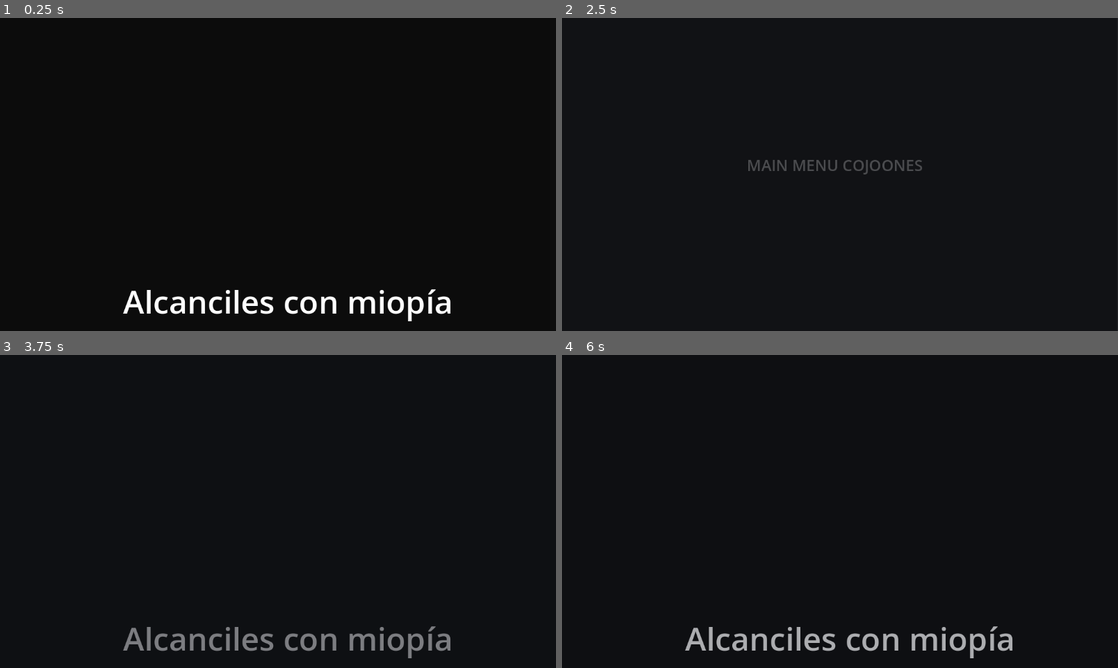
Above: before the commit, frames 1-4 (two rows, left to right).
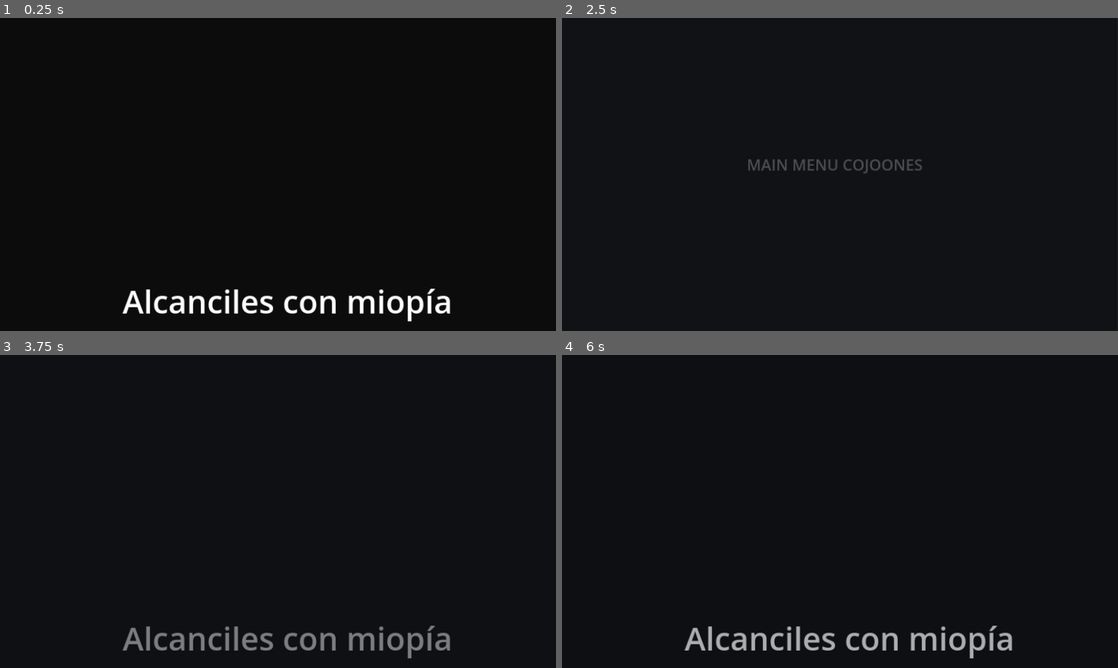
Above: after the commit, the same moments.

Repository: cyntrist/GGJ-25
Game: Godot game, scene res://scenes/StateMachine.tscn
Same seed, same stepped clock (60 frames per second), same inputs: the game is played once before the commit and once after it.
Inputs (mouse positions are in pixels of both pictures, inside the frame that each line leads up to):
- Up to frame 1 (0.25 s): no input
- Up to frame 2 (2.5 s): tap Enter at 0.5 s; move the mouse to (962, 158) at 0.52 s; hold 1 (1) 0.53-1.28 s; tap 2 (2) at 0.8, 1.35 s; move the mouse to (728, 190) at 1.27 s; hold Down (ui_down) 1.28-2.03 s; tap 3 (3) at 1.55 s; tap Space at 2 s; move the mouse to (895, 105) at 2.02 s; hold 3 (3) from 2.03 s (still down); tap 1 (1) at 2.3 s
- Up to frame 3 (3.75 s): move the mouse to (250, 574) at 2.77 s; release 3 (3) at 2.78 s; tap 1 (1) at 2.85 s; tap 2 (2) at 3.05 s; move the mouse to (444, 558) at 3.52 s; hold Down (ui_down) from 3.53 s (still down); hold 2 (2) from 3.53 s (still down)
- Up to frame 4 (6 s): tap 3 (3) at 3.8, 4.35 s; tap Enter at 4.25 s; move the mouse to (673, 464) at 4.27 s; release 2 (2) at 4.28 s; tap 1 (1) at 4.55 s; move the mouse to (867, 511) at 5.02 s; hold 1 (1) 5.03-5.78 s; tap 2 (2) at 5.3, 5.85 s; move the mouse to (756, 433) at 5.77 s; release Down (ui_down) at 5.78 s

The runs differ from the first frame. In frame 1, 1.1% of the frame differs, in the area x 22-81%, y 86-98%; in frame 2, 0.1%; in frame 3, 0.8%; in frame 4, 0.9%.

Commit message:
tenia que haber comiteado esto

Diff:
--- a/ggj25/project.godot
+++ b/ggj25/project.godot
@@ -21,7 +21,7 @@
 
 [display]
 
-window/stretch/mode="viewport"
+window/stretch/mode="canvas_items"
 window/stretch/aspect="expand"
 
 [input]
--- /dev/null
+++ b/ggj25/scenes/null_scene.tscn
@@ -0,0 +1,9 @@
+[gd_scene format=3 uid="uid://batkjgiqud0xv"]
+
+[node name="NullScene" type="Control"]
+layout_mode = 3
+anchors_preset = 15
+anchor_right = 1.0
+anchor_bottom = 1.0
+grow_horizontal = 2
+grow_vertical = 2
--- a/ggj25/scripts/GameStateMachine.gd
+++ b/ggj25/scripts/GameStateMachine.gd
@@ -47,6 +47,9 @@
 	#if Global.current_scene == Global.to_scene:
 		 #pass
 	match Global.current_scene:
+		Global.Scenes.NULL:
+			mainmenu.visible = false
+			mainmenu.process_mode = Node.PROCESS_MODE_DISABLED
 		Global.Scenes.MAIN_MENU:
 			mainmenu.visible = false
 			mainmenu.process_mode = Node.PROCESS_MODE_DISABLED
@@ -59,6 +62,9 @@
 		_:
 			print(">>> DEFAULT STATE")
 	match Global.next_scene:
+		Global.Scenes.NULL:
+			mainmenu.visible = true
+			mainmenu.process_mode = Node.PROCESS_MODE_INHERIT
 		Global.Scenes.MAIN_MENU:
 			mainmenu.visible = true
 			mainmenu.process_mode = Node.PROCESS_MODE_INHERIT
--- a/ggj25/scripts/intro.gd
+++ b/ggj25/scripts/intro.gd
@@ -1,23 +1,20 @@
 extends Control
 
-# var elapsedTime: float = 0
-# var maxTime: float = 4
-# var aumentado: bool = false
-# @onready var control: Control = $Control
+var elapsedTime: float = 0
+var maxTime: float = 4
+var aumentado: bool = false
+@onready var control: Control = $Control
 
-# # Called when the node enters the scene tree for the first time.
-# func _ready() -> void:
-# 	pass # Replace with function body.
+# Called when the node enters the scene tree for the first time.
+func _ready() -> void:
+	pass # Replace with function body.
 
 
-# # Called every frame. 'delta' is the elapsed time since the previous frame.
-# func _process(delta: float) -> void:
-# 	if elapsedTime<= maxTime:
-# 		control.scale =  Vector2((1+elapsedTime)/10,(1+elapsedTime)/10)
-# 		elapsedTime += delta
-# 	elif not aumentado:
-# 		Global.change_scene(Global.Scenes.MAIN_MENU)
-# 		Global.current_scene = Global.Scenes.INTRO
-# 		Global.next_scene = Global.Scenes.MAIN_MENU
-# 		Global.to_transition.emit()
-# 		aumentado = true
+# Called every frame. 'delta' is the elapsed time since the previous frame.
+func _process(delta: float) -> void:
+	if elapsedTime<= maxTime:
+		# control.scale =  Vector2((1+elapsedTime)/10,(1+elapsedTime)/10)
+		elapsedTime += delta
+	elif not aumentado:
+		Global.change_scene(Global.Scenes.MAIN_MENU)
+		aumentado = true
